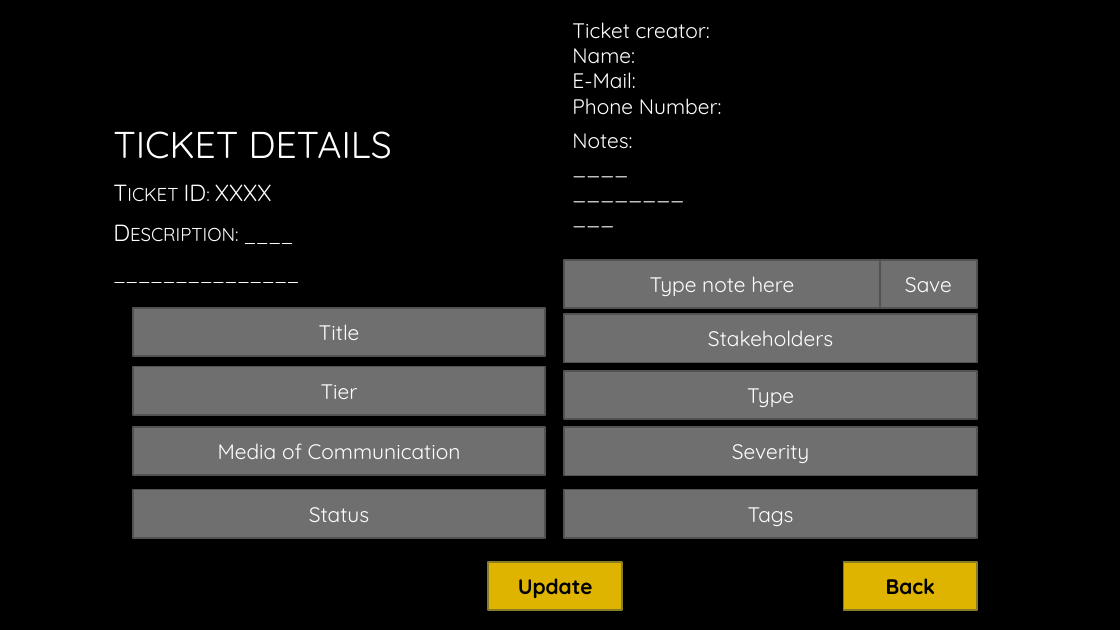
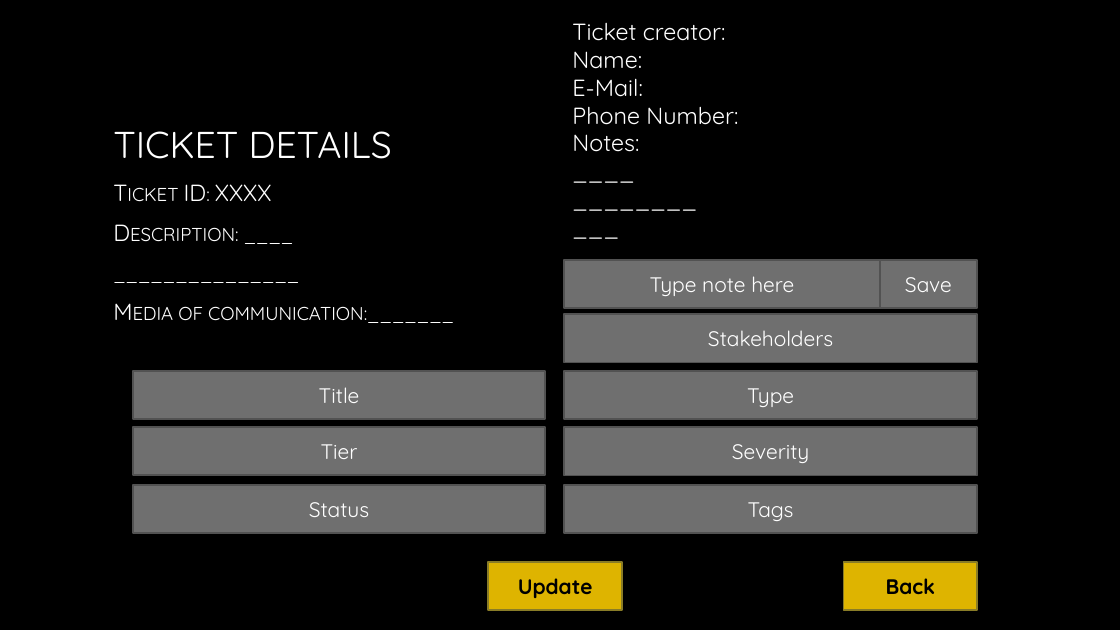
Before and after one commit to SCE-SWE-2018-G3/ticket-management-system, a slide deck: slide 16 of Requirements & Specifications/Prototype.pptx. Drawn at 1120x630 pixels with LibreOffice and Linux fonts; fonts in the diff are those of the drawing; background and template pictures are left out. Boxes give left, top, right and bottom in pixels: in the first picture for what was removed or moved away, otherwise in the second. Text is boxed around its words. In the diff, an @@ line names an element or a change of style, - is before the commit and + after.

```diff
--- a/Requirements & Specifications/Prototype.pptx
+++ b/Requirements & Specifications/Prototype.pptx
@@ text "Ticket creator:" at (572,23,738,125): size 18 to 20 pt @@
@@ text "Notes: ____" at (572,134,639,152): size 18 to 20 pt @@
@@ text at (178,306,454,323): paragraph added @@
+Media of communication:_______
@@ rectangle "Title": place and size @@
-rectangle "Title" at (134,308,545,356)
+rectangle "Title" at (134,371,545,418)
@@ rectangle "Tier": place and size @@
-rectangle "Tier" at (134,366,545,414)
+rectangle "Tier" at (134,427,545,475)
@@ rectangle removed at (134,427,545,475) @@
-Media of Communication
@@ rectangle "Status": place and size @@
-rectangle "Status" at (134,490,545,538)
+rectangle "Status" at (134,485,545,533)
@@ rectangle "Tags": place and size @@
-rectangle "Tags" at (565,490,978,538)
+rectangle "Tags" at (565,485,978,533)
```
Also in this commit, not shown: 3 other slides changed, 1 other file.
